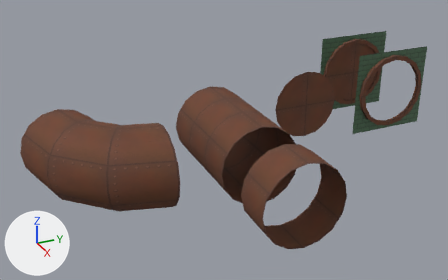
The Blender file Assets/World/Level2/raw/pipes.blend, before and after one commit.
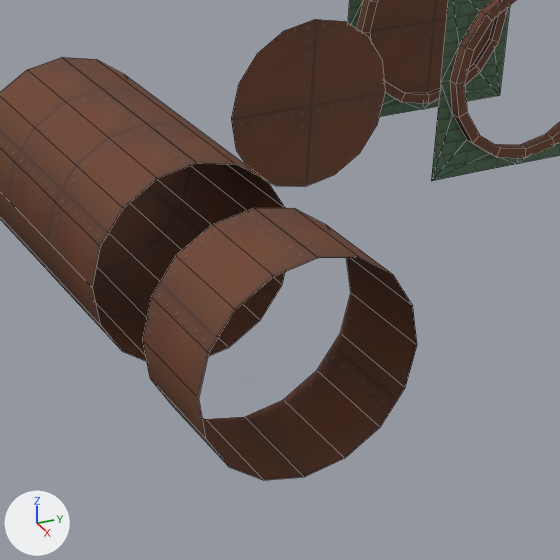
Each version is shown whole from a camera (50 mm lens) standing at (57.5, -24.3, 30.2) and looking at (4.1, -0.2, 3.5), then close up on the part from 42% to 90% of the width and 23% to 100% of the height. Every picture has the same lights, and +X, +Y and +Z are marked at lower left. The close-ups show mesh edges as thin lines.

The scene before the commit, as lines of its bpy script (objects in view):
```python
me_plane_007 = bpy.data.meshes.new('Plane.007')
me_plane_007.from_pydata(...)  # 32 vertices, 16 faces; spans x 0.0..12.0, y -4.0..4.0, z 0.0..8.0
me_plane_007.polygons.foreach_set('use_smooth', [True] * 16)
me_plane_007.materials.append(mat_uv_brassplates)
me_plane_009 = bpy.data.meshes.new('Plane.009')
me_plane_009.from_pydata(...)  # 16 vertices, 1 face; spans x 0.0, y -4.0..4.0, z 0.0..8.0
me_plane_009.polygons.foreach_set('use_smooth', [True] * 1)
me_plane_009.materials.append(mat_uv_brassplates)
me_plane_011 = bpy.data.meshes.new('Plane.011')
me_plane_011.from_pydata(...)  # 72 vertices, 72 faces; spans x 0.0..0.5, y -5.0..5.0, z -1.0..9.0
me_plane_011.polygons.foreach_set('use_smooth', [True] * 72)
# faces by material slot: [48, 24]
me_plane_011.materials.append(mat_uv_brassplates)
me_plane_011.materials.append(mat_sewerwall)
ob_widepipe_innerclosed = bpy.data.objects.new('WidePipe_InnerClosed', me_plane_009)
ob_widepipe_innerclosed.location = (0.0, 12.0, 0.0)
ob_widepipe_straight = bpy.data.objects.new('WidePipe_Straight', me_plane_007)
ob_widepipe_straight.location = (0.0, 0.0, 0.0)
ob_windpipe_outeropen = bpy.data.objects.new('Windpipe_OuterOpen', me_plane_011)
ob_windpipe_outeropen.location = (0.0, 24.0, 0.0)
# also in view: 'Windpipe_OuterClosed' at (-7.7, 24.0, 4.0); 'WindPipe_Straight_Short' at (18.0, 0.0, 4.0)
```
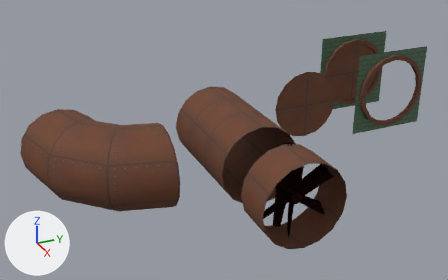
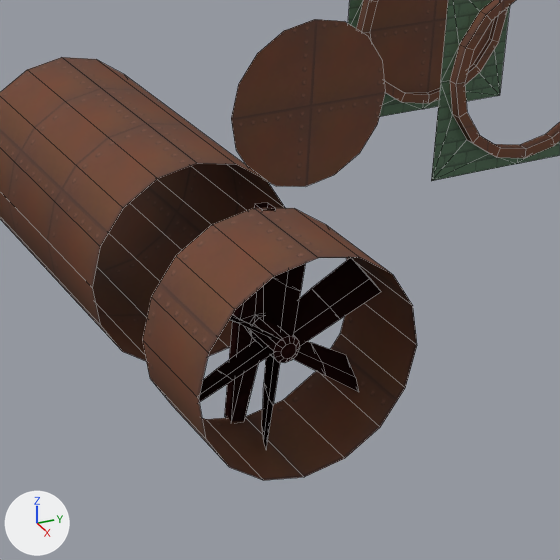
Scene script edits in JSON lines:
```json
{"op": "add", "block": "img_tx_rock_200_png", "code": ["img_tx_rock_200_png = load_image('tx_rock_200.png', '../../Level0/Materials/Textures/tx_rock_200.png', 64, 64, 'sRGB')"]}
{"op": "add", "block": "mat_uv_rustyiron", "code": ["mat_uv_rustyiron = bpy.data.materials.new('uv_RustyIron')", "# colours: brown #502927", "# uses the picture img_tx_rock_200_png"]}
{"op": "add", "block": "me_circle_005", "code": ["me_circle_005 = bpy.data.meshes.new('Circle.005')", "me_circle_005.from_pydata(...)  # 30 vertices, 34 faces; spans x -2.25..-1.0, y -0.5..0.5, z -4.0..4.0", "me_circle_005.polygons.foreach_set('use_smooth', [True] * 34)", "me_circle_005.materials.append(mat_uv_rustyiron)"]}
{"op": "add", "block": "me_circle_001", "code": ["me_circle_001 = bpy.data.meshes.new('Circle.001')", "me_circle_001.from_pydata(...)  # 108 vertices, 86 faces, 6 loose edges; spans x -1.0..0.63, y -3.5..3.5, z -3.75..3.75", "me_circle_001.polygons.foreach_set('use_smooth', [True] * 86)", "me_circle_001.materials.append(mat_uv_rustyiron)"]}
{"op": "add", "block": "ob_widefan_mount", "code": ["ob_widefan_mount = bpy.data.objects.new('WideFan_Mount', me_circle_005)", "ob_widefan_mount.location = (18.0, 0.0, 4.0)", "ob_widefan_mount.rotation_euler = (-0.105, 0.0, 0.0)  # degrees (-6, 0, 0)"]}
{"op": "add", "block": "ob_widefan", "code": ["ob_widefan = bpy.data.objects.new('WideFan', me_circle_001)", "ob_widefan.location = (18.0, 0.0, 4.0)", "ob_widefan.rotation_euler = (-0.105, 0.0, 0.0)  # degrees (-6, 0, 0)"]}
```

What differs and where, as boxes (x1, y1, x2, y2) in the close-ups (560 x 560 px):
```json
{"object": "WideFan", "change": "added", "after": [199, 258, 381, 449]}
{"object": "WideFan_Mount", "change": "added", "after": [224, 203, 276, 422]}
```
